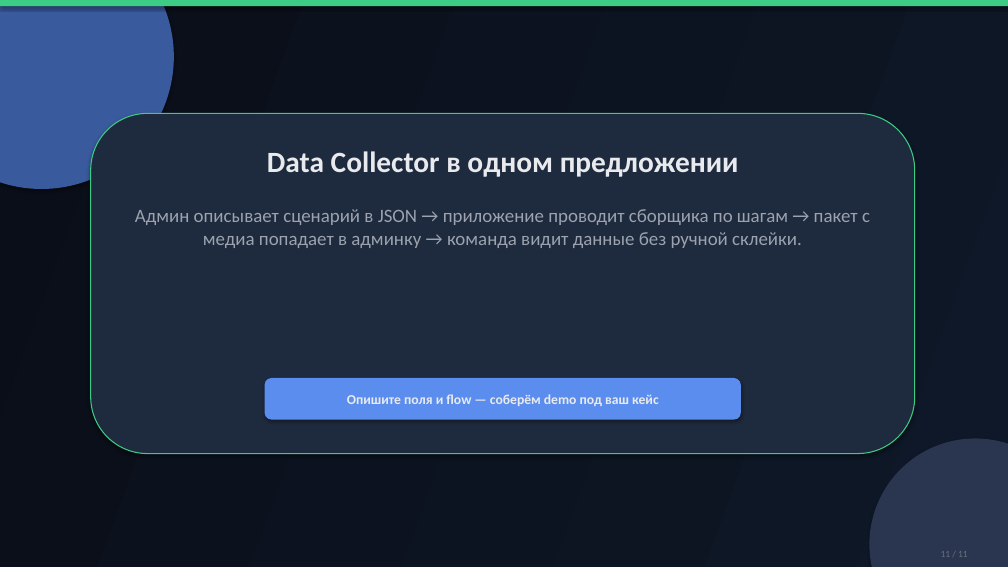
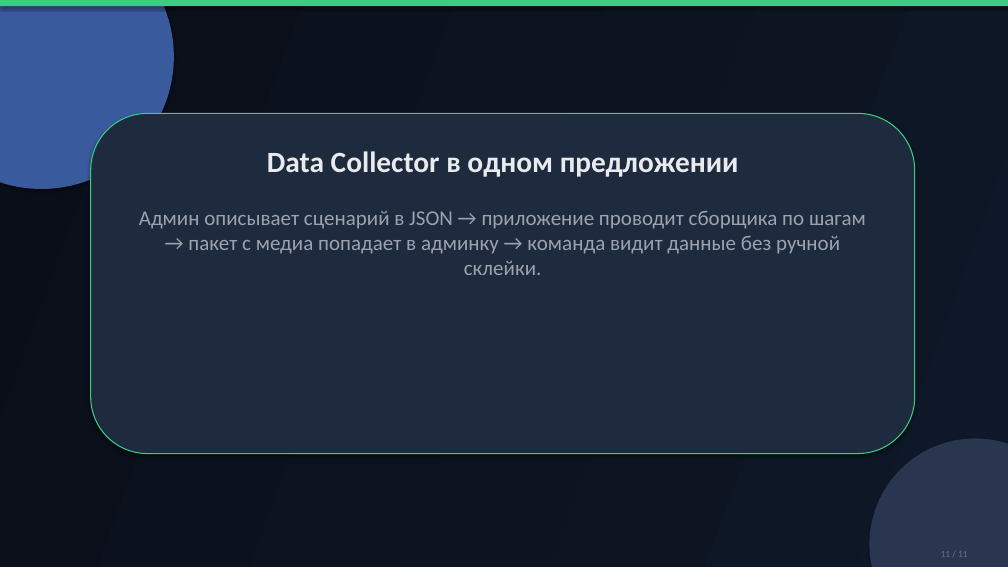
Before and after one commit to epoch8/data-collector, a slide deck: slide 9 of specs/presentation/Data-Collector-Canva-Template-v3_refactor.pptx (slide 11 before the commit). Drawn at 1008x567 pixels with LibreOffice and Linux fonts; fonts in the diff are those of the drawing. Boxes give left, top, right and bottom in pixels: in the first picture for what was removed or moved away, otherwise in the second. Text is boxed around its words. In the diff, an @@ line names an element or a change of style, - is before the commit and + after.

```diff
--- a/specs/presentation/Data-Collector-Canva-Template-v3_refactor.pptx
+++ b/specs/presentation/Data-Collector-Canva-Template-v3_refactor.pptx
@@ text "Админ описывает сценарий в JSON ..." at box(139, 211, 866, 275): size 18 to 20 pt @@
@@ rounded rectangle removed at box(265, 378, 741, 420) @@
-Опишите поля и flow — соберём demo под ваш кейс
```
Also in this commit, not shown: 6 other slides changed, 2 slides removed, 22 other files.
